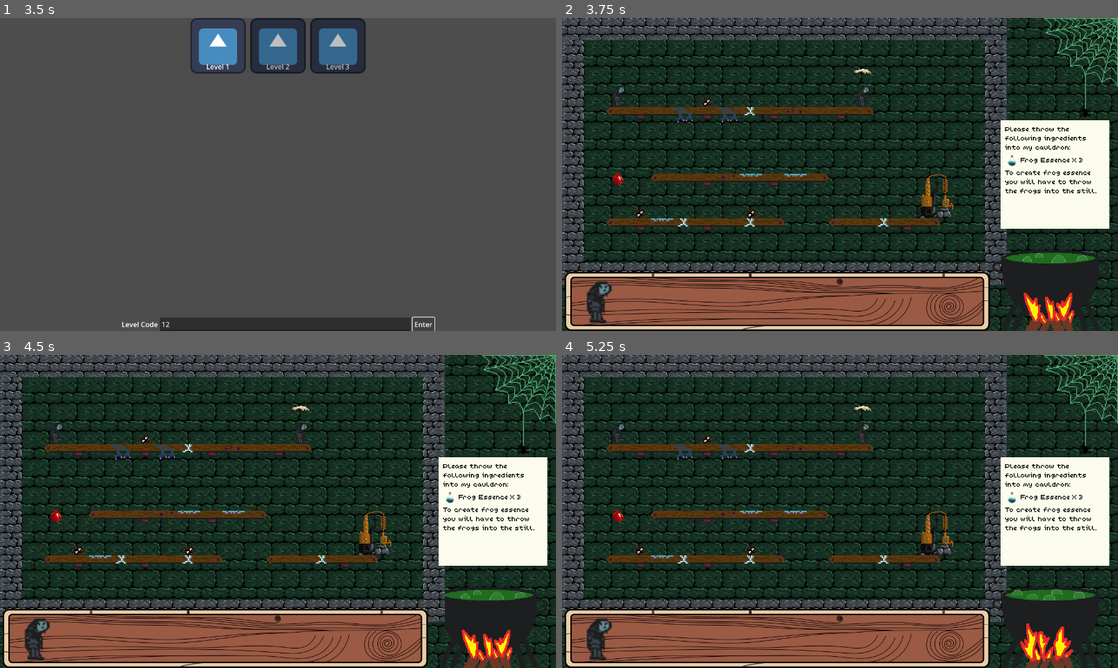
Above: before the commit, frames 1-4 (two rows, left to right).
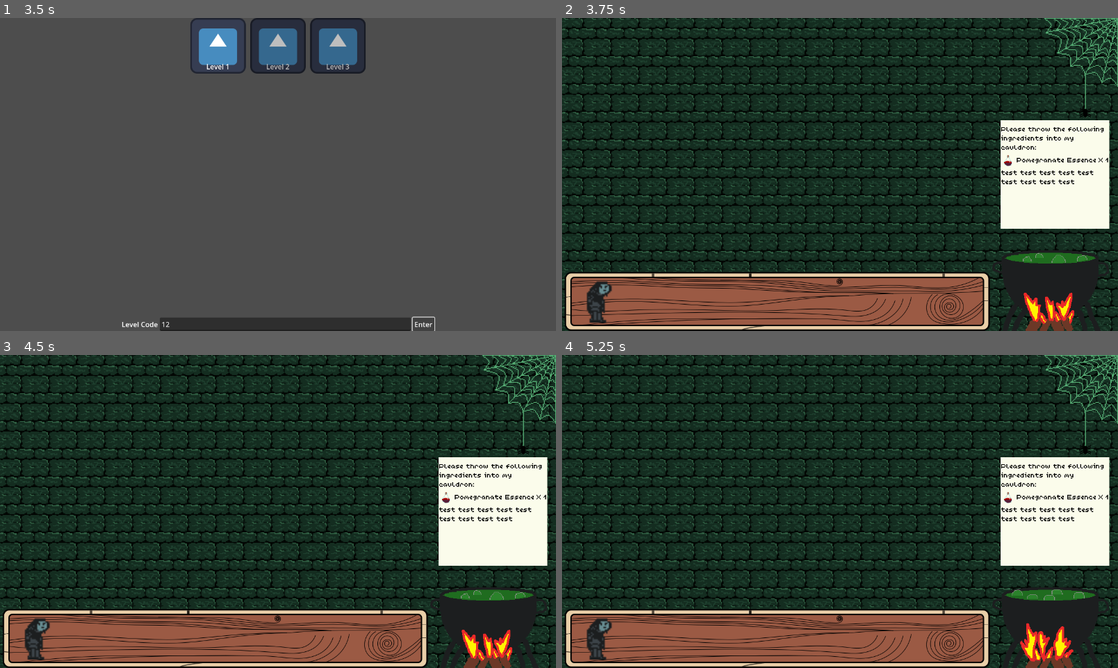
Above: after the commit, the same moments.

Repository: panorb/ludum-dare-56
Game: Godot game, scene res://world.tscn
Two runs of this game, one before a commit and one after it. Both use one fixed random seed, a clock stepped at 60 frames per second and the inputs below. The engine's default icon, where the game draws it, is replaced by a stand-in: a white triangle on a blue panel in a dark square.
Inputs (mouse positions are in pixels of both pictures, inside the frame that each line leads up to):
- Up to frame 1 (3.5 s): click "Select Level" at 0.5 s; click (283, 324) at 1.27 s; type "12" at 1.35 s; click "Enter" at 2 s; click "Enter" at 2.75 s
- Up to frame 2 (3.75 s): tap Enter at 3.5 s; move the mouse to (778, 46) at 3.52 s; hold Right (ui_right) from 3.53 s (still down); tap Space (ui_select) at 3.6 s; click (778, 46) at 3.67 s
- Up to frame 3 (4.5 s): tap Space (ui_select) at 3.77, 4.07, 4.35 s; move the mouse to (33, 636) at 4.27 s; release Right (ui_right) at 4.28 s; click (33, 636) at 4.42 s
- Up to frame 4 (5.25 s): tap Space (ui_select) at 4.52, 4.82, 5.1 s; move the mouse to (895, 442) at 5.02 s; hold Right (ui_right) from 5.03 s (still down); click (895, 442) at 5.17 s

Frame 1 is identical in both runs. In frame 2, 17% of the frame differs, in the area x 0-99%, y 0-86%; in frame 3, 17%; in frame 4, 17%.
Error before the commit: Invalid access to property or key 'current_selected_entity_name' on a base object of type 'Node2D (Game)'. (res://game/game.gd:66)
Error after the commit: Invalid access to property or key 'current_selected_entity_name' on a base object of type 'Node2D (Game)'. (res://game/game.gd:60)

Commit message:
removed cell automata

Diff:
--- a/godot/entities/carrier.gd
+++ b/godot/entities/carrier.gd
@@ -40,17 +40,22 @@
 
 func swap(item_to_receive, other_swapper, initiated_on_this_entity:bool):
 	if initiated_on_this_entity:
+		print("swap second called with item: ", $CarriedItem.item_type, $CarriedItem.count, $CarriedItem.visible)
 		var item_to_send = {
 			item_type = $CarriedItem.item_type,
 			visible = $CarriedItem.visible
 		}
 
-		pickup(item_to_receive)
+		if item_to_receive.visible:
+			pickup(item_to_receive)
+		else:
+			pickup(null)
 
 		if item_to_send.visible:
 			return item_to_send
 		else:
 			return null
 	else:
+		print("swap first called with item: ", $CarriedItem.item_type, $CarriedItem.count, $CarriedItem.visible)
 		var item_received = other_swapper.swap($CarriedItem, self, true)
 		pickup(item_received)
--- /dev/null
+++ b/godot/game/construction.tscn
@@ -0,0 +1,3 @@
+[gd_scene format=3 uid="uid://cb1nnjdj57prl"]
+
+[node name="Construction" type="Node2D"]
--- a/godot/game/construction/construction_state.gd
+++ /dev/null
@@ -1,92 +0,0 @@
-class_name ConstructionState
-extends Node
-
-var simulation_state = preload("res://game/simulation/simulation_state.tscn")
-
-var _level = null
-var _level_entities = []
-var _level_items = []
-var _player_entities = []
-var _level_size = Vector2i(20, 12)
-
-var base_item_scene : PackedScene = preload("res://items/base_item.tscn")
-
-var _possible_entities = {
-	"Carrier": preload("res://entities/carrier.tscn"),
-	"Thrower": preload("res://entities/thrower.tscn"),
-	"Spawner": preload("res://entities/spawner.tscn"),
-	"Dropper": preload("res://entities/dropper.tscn"),
-	"Sink": preload("res://entities/sink.tscn"),
-	"Still": preload("res://entities/still.tscn"),
-	"Grindstone": preload("res://entities/grindstone.tscn")
-}
-
-signal level_constraints_update(item_target_counts: Array, entity_available_counts: Array, additional_info: String)
-
-var selected_entity_name: String
-
-# extra tilemap to layer ofer level tilemap
-# this tilemap holds the not insertet entity from player
-#var creation_entity_tilemap:
-
-#func _
-
-func create(level:LDTKLevel, left_top_position: Node2D, right_bottom_position: Node2D):
-	_level = level
-	_level_entities = []
-	_level_items = []
-
-	var item_target_counts : Array = level.fields["ItemTargetCounts"]
-	var entity_available_counts : Array = level.fields["EntityAvailableCounts"]
-	var additional_info : String = level.fields["AdditionalInfo"]
-
-	level_constraints_update.emit(item_target_counts, entity_available_counts, additional_info)
-
-	var entities_node = level.get_node("Entities")
-	for entity_dict in entities_node.entities:
-		var identifier = entity_dict["identifier"]
-
-		match identifier:
-			"Item":
-				var item_type : String = entity_dict["fields"]["ItemType"].substr(9)
-
-				var item_node : BaseItem = base_item_scene.instantiate()
-				item_node.position = Vector2(entity_dict.position) + Vector2(0.5, 1) * Globals.TILE_SIZE
-				item_node.item_type = BaseItem.ITEM_TYPE.get(item_type)
-
-				level.get_node("Entities").add_child(item_node)
-				_level_items.append(item_node)
-			_:
-				var entity_scene : PackedScene = _possible_entities[identifier]
-				var entity_node : Entity = entity_scene.instantiate()
-				entity_node.position = Vector2(entity_dict.position) + Vector2(0.5, 1) * Globals.TILE_SIZE
-				level.get_node("Entities").add_child(entity_node)
-				_level_entities.append(entity_node)
-
-	#for entity in level.get_node("Entities").get_children():
-	#	_level_entities.append(entity)
-	#for item in level.get_node("Items").get_children():
-	#	_level_items.append(item)
-
-	# TODO: Adjust as necessary
-	var tilemap = level.get_node("Structure")
-
-	_level_size = tilemap.get_used_rect().size
-
-	# Calculate distance of left top node and right bottom node for scale
-	var level_scale: float = left_top_position.position.distance_to(right_bottom_position.position)
-
-	add_child(level)
-
-# try to implement add a entity
-#func _input(event: InputEvent) -> void:
-#    if(event.type == InputEvent.MOUSE_BUTTON && event.button_index == BUTTON_LEFT):
-#		event.position
-
-func create_simulation_state(debug_mode: bool = false) -> SimulationState:
-	var sim_state:SimulationState = simulation_state.instantiate()
-	sim_state.create(_level_size[0], _level_size[1], _level, _level_entities + _player_entities, _level_items, debug_mode)
-	return sim_state
-
-func set_selected_entity_name(entity_name: String):
-	self.selected_entity
--- a/godot/game/construction/construction_state.tscn
+++ /dev/null
@@ -1,7 +0,0 @@
-[gd_scene load_steps=2 format=3 uid="uid://d3grmpfghici7"]
-
-[ext_resource type="Script" path="res://game/construction/construction_state.gd" id="1_c6ide"]
-
-[node name="ConstructionState" type="Node2D"]
-scale = Vector2(1.6, 1.6)
-script = ExtResource("1_c6ide")
--- a/godot/game/game.gd
+++ b/godot/game/game.gd
@@ -14,14 +14,12 @@
 
 @onready var level_left_top := %LevelLeftTopNode2D
 @onready var level_right_bottom :=  %LevelRightBottomNode2D
-@onready var construction_state : ConstructionState = $ConstructionState
 
 var to_be_delivered : Array = []
 
 # Called when the node enters the scene tree for the first time.
 func _ready() -> void:
 	%SelectBoard.entity_pressed.connect(self._on_entity_pressed)
-	construction_state.level_constraints_update.connect(_on_level_constraints_update)
 	for level_file in DirAccess.get_files_at("res://game/levels"):
 		base_levels.append(load("res://game/levels/" + level_file))
 	# start_level(1)
@@ -46,20 +44,16 @@
 	# TODO Instantiate correct level
 	if level:
 		current_level = base_levels[level-1].instantiate()
-	construction_state.create(current_level, level_left_top, level_right_bottom)
+
+	# TODO take everything from $Construction/Entities and copy it into $Simulation/Entities
+
 
 func start_simulation():
-	construction_state.hide()
-	if simulation_state != null:
-		simulation_state.queue_free()
-	simulation_state = construction_state.create_simulation_state(debug_mode)
-	simulation_state.scale = construction_state.scale
-	add_child(simulation_state)
+	# TODO implement
 	running = true
 
 func stop_simulation():
-	construction_state.show()
-	simulation_state.queue_free()
+	# TODO implement
 	running = false
 
 func _on_entity_pressed(entity_name: String):
@@ -68,4 +62,4 @@
 	else:
 		self.current_selected_entity_name = entity_name
 
-	construction_state.set_selected_entity_name(entity_name)
+	# TODO implement
--- a/godot/game/game.tscn
+++ b/godot/game/game.tscn
@@ -1,10 +1,9 @@
-[gd_scene load_steps=11 format=3 uid="uid://bqcslv3oe5tom"]
+[gd_scene load_steps=10 format=3 uid="uid://bqcslv3oe5tom"]
 
 [ext_resource type="Script" path="res://game/game.gd" id="1_4aq2a"]
 [ext_resource type="Texture2D" uid="uid://dccxl82aac16m" path="res://game/wall.png" id="2_0qe6m"]
 [ext_resource type="Texture2D" uid="uid://bbs8tvfqt1eer" path="res://game/spider.png" id="4_uijuu"]
 [ext_resource type="Texture2D" uid="uid://bqfykde3h43ho" path="res://game/web.png" id="5_0kgdn"]
-[ext_resource type="PackedScene" uid="uid://d3grmpfghici7" path="res://game/construction/construction_state.tscn" id="5_52lca"]
 [ext_resource type="Texture2D" uid="uid://bfmhrdwj70crk" path="res://game/pot1.png" id="7_u3gbj"]
 [ext_resource type="PackedScene" uid="uid://c17krfs5denn3" path="res://game/ui/ui.tscn" id="8_7sqh0"]
 [ext_resource type="Texture2D" uid="uid://btj3kooqgemyp" path="res://game/pot2.png" id="8_kpw31"]
@@ -47,8 +46,6 @@
 position = Vector2(603, 91)
 texture = ExtResource("4_uijuu")
 
-[node name="ConstructionState" parent="." instance=ExtResource("5_52lca")]
-
 [node name="PotAnimatedSprite2D" type="AnimatedSprite2D" parent="."]
 position = Vector2(1131, 616)
 scale = Vector2(1.2, 1.2)
--- /dev/null
+++ b/godot/game/simulation.tscn
@@ -0,0 +1,3 @@
+[gd_scene format=3 uid="uid://cvrrpjye73g8e"]
+
+[node name="Simulation" type="Node2D"]
--- a/godot/game/simulation/simulation_state.gd
+++ /dev/null
@@ -1,86 +0,0 @@
-class_name SimulationState
-extends Node2D
-
-var items_now : Array # [[ BaseItem ]]
-var entities_now : Array # [[ Entity ]]
-var level_structure : Array # [[ int ]]
-
-var tick_time = 0.0
-var current_tick = 0
-var debug_mode = false
-
-enum LEVEL_BLOCK { AIR = 0, WALL = 400 }
-
-const TICKS_PER_SECOND = 4
-
-func create(width, height, level, entities, items, debug_mode: bool = false):
-	items_now = _init_structure(width, height, true)
-	entities_now = _init_structure(width, height)
-	level_structure = _init_structure(width, height)
-	self.debug_mode = debug_mode
-
-	# TODO: Adjust as necessary
-	var tilemap = level.get_node("Structure")
-	add_child(tilemap.duplicate())
-
-	for entity in entities:
-		var cloned_entity = entity.duplicate()
-		# Bitte fragt mich niemals warum wir hier für die y-Position - 1 rechnen müssen... ICH WEISS ES NICHT! -P
-		entities_now[int(entity.position.y / Globals.TILE_SIZE) - 1][int(entity.position.x / Globals.TILE_SIZE)] = cloned_entity
-		add_child(cloned_entity)
-	for item in items:
-		var cloned_item = item.duplicate()
-		# Bitte fragt mich niemals warum wir hier für die y-Position - 1 rechnen müssen... ICH WEISS ES NICHT! -P
-		items_now[int(item.position.y / Globals.TILE_SIZE) - 1][int(item.position.x / Globals.TILE_SIZE)] = cloned_item
-		add_child(cloned_item)
-
-	for tile_row in range(level_structure.size()):
-		for tile_column in range(level_structure[tile_row].size()):
-			level_structure[tile_row][tile_column] = LEVEL_BLOCK.AIR
-			if tilemap.get_cell_source_id(Vector2i(tile_column, tile_row)) >= 0:
-				level_structure[tile_row][tile_column] = LEVEL_BLOCK.WALL
-
-func _init_structure(width: int, height: int, array: bool = false) -> Array:
-	var res = []
-
-	for j in range(height):
-		var row = []
-		for i in range(width):
-			row.append(null)
-		res.append(row)
-	return res
-
-func _process(delta: float) -> void:
-	tick_time += delta
-	if tick_time > 1.0 / TICKS_PER_SECOND:
-		if debug_mode:
-			print("Waiting for step forward (right arrow)")
-			if Input.is_action_just_pressed("ui_right"):
-				step_forward()
-				tick_time = 0
-		else:
-			step_forward()
-			tick_time = 0
-
-	for ticker in get_tree().get_nodes_in_group("tickers"):
-		ticker.update(delta, tick_time)
-
-func step_forward():
-	var items_future : Array = _init_structure(items_now[0].size(), items_now.size(), true)
-	var entities_future : Array = _init_structure(entities_now[0].size(), entities_now.size())
-
-	for item_row_i in range(items_now.size()):
-		for item_column_i in range(items_now[item_row_i].size()):
-			var item = items_now[item_row_i][item_column_i]
-			if item != null:
-				item.step(item_column_i, item_row_i, items_now, items_future, level_structure)
-
-	for entity_row_i in range(entities_now.size()):
-		for entity_column_i in range(entities_now[entity_row_i].size()):
-			var entity = entities_now[entity_row_i][entity_column_i]
-			if entity != null:
-				entity.step(entity_column_i, entity_row_i, items_future, entities_now, entities_future, level_structure)
-
-	items_now = items_future
-	entities_now = entities_future
-	current_tick += 1
--- a/godot/game/simulation/simulation_state.tscn
+++ /dev/null
@@ -1,6 +0,0 @@
-[gd_scene load_steps=2 format=3 uid="uid://c3mk1kspmsps2"]
-
-[ext_resource type="Script" path="res://game/simulation/simulation_state.gd" id="1_peyy7"]
-
-[node name="SimulationState" type="Node2D"]
-script = ExtResource("1_peyy7")
